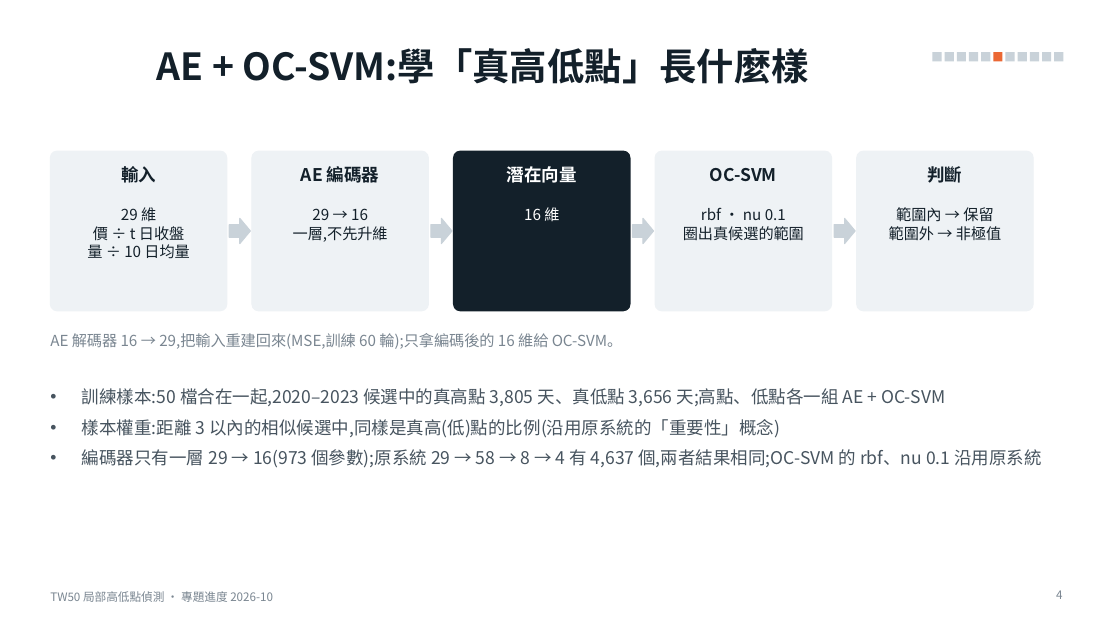
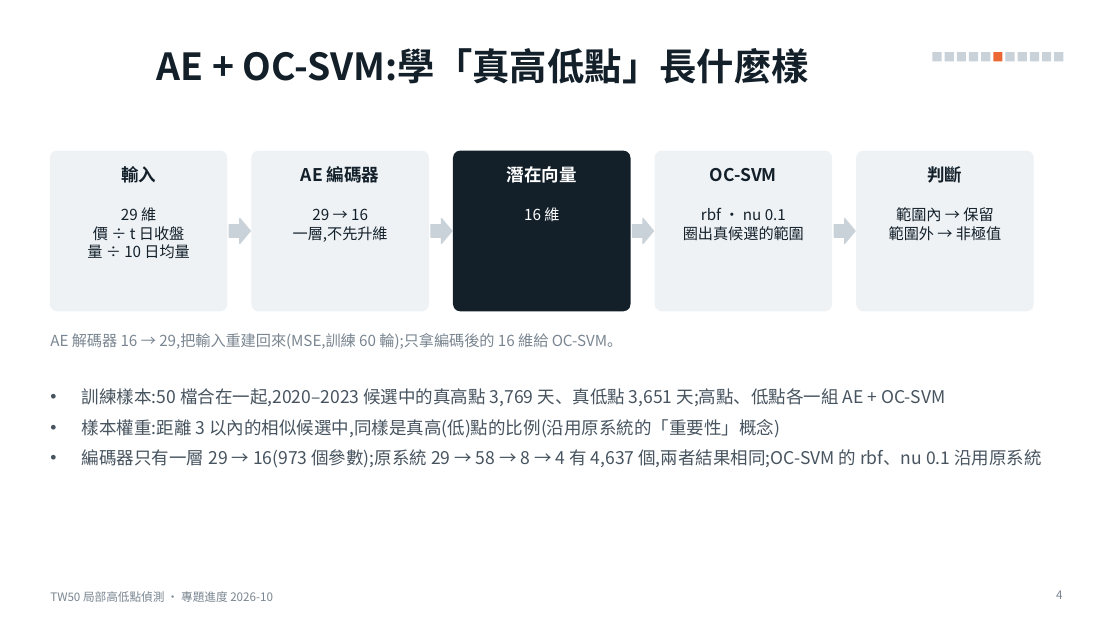
Before and after one commit to alextixu/fcukproject, a slide deck: slide 4 of method_kline_peak/report/TW50_局部高低點_專題進度.pptx. Drawn at 1120x630 pixels with LibreOffice and Linux fonts; fonts in the diff are those of the drawing. Boxes give left, top, right and bottom in pixels: in the first picture for what was removed or moved away, otherwise in the second. Text is boxed around its words. In the diff, an @@ line names an element or a change of style, - is before the commit and + after.

```diff
--- a/method_kline_peak/report/TW50_局部高低點_專題進度.pptx
+++ b/method_kline_peak/report/TW50_局部高低點_專題進度.pptx
@@ text at [82, 388, 945, 406]: text changed @@
-• 訓練樣本:50 檔合在一起,2020–2023 候選中的真高點 3,805 天、真低點 3,656 天;高點、低點各一組 AE + OC-SVM
+• 訓練樣本:50 檔合在一起,2020–2023 候選中的真高點 3,769 天、真低點 3,651 天;高點、低點各一組 AE + OC-SVM
```
Also in this commit, not shown: 6 other slides changed, 6 other files.
